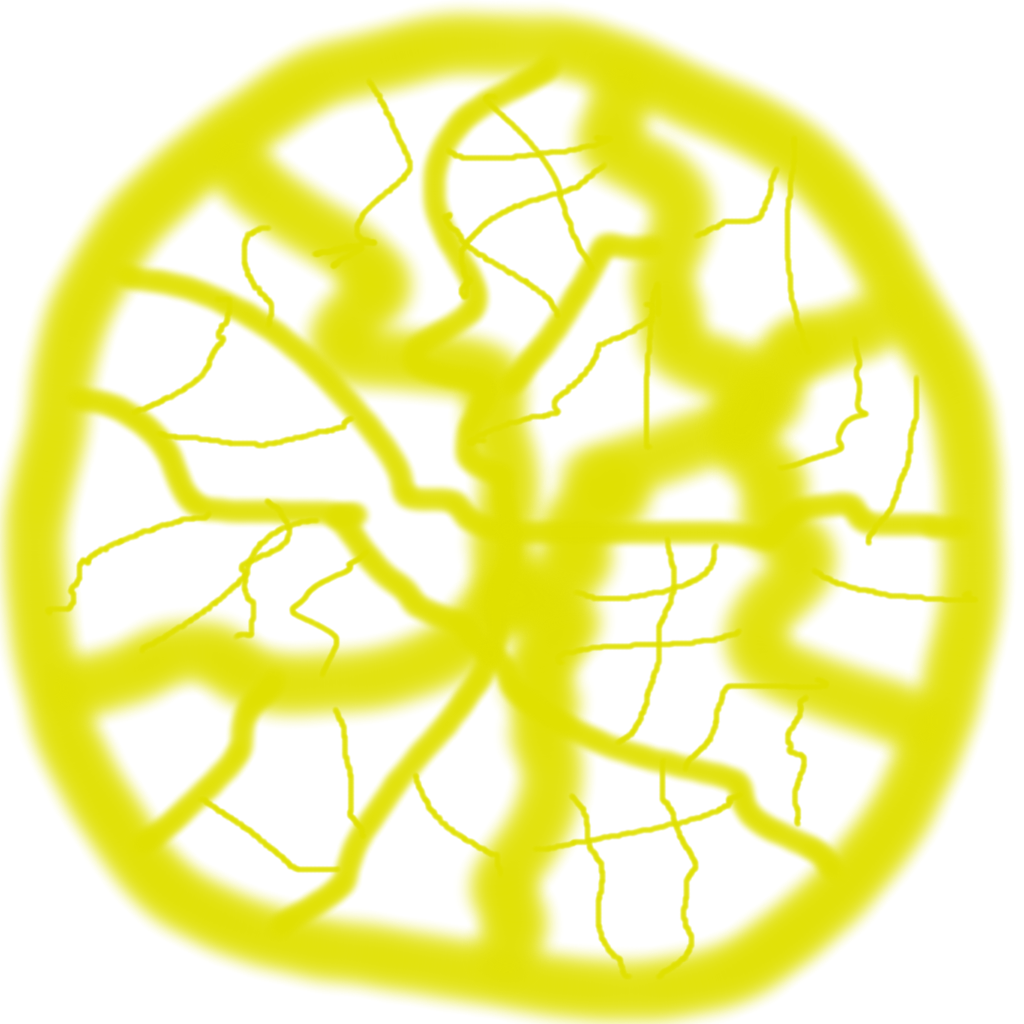
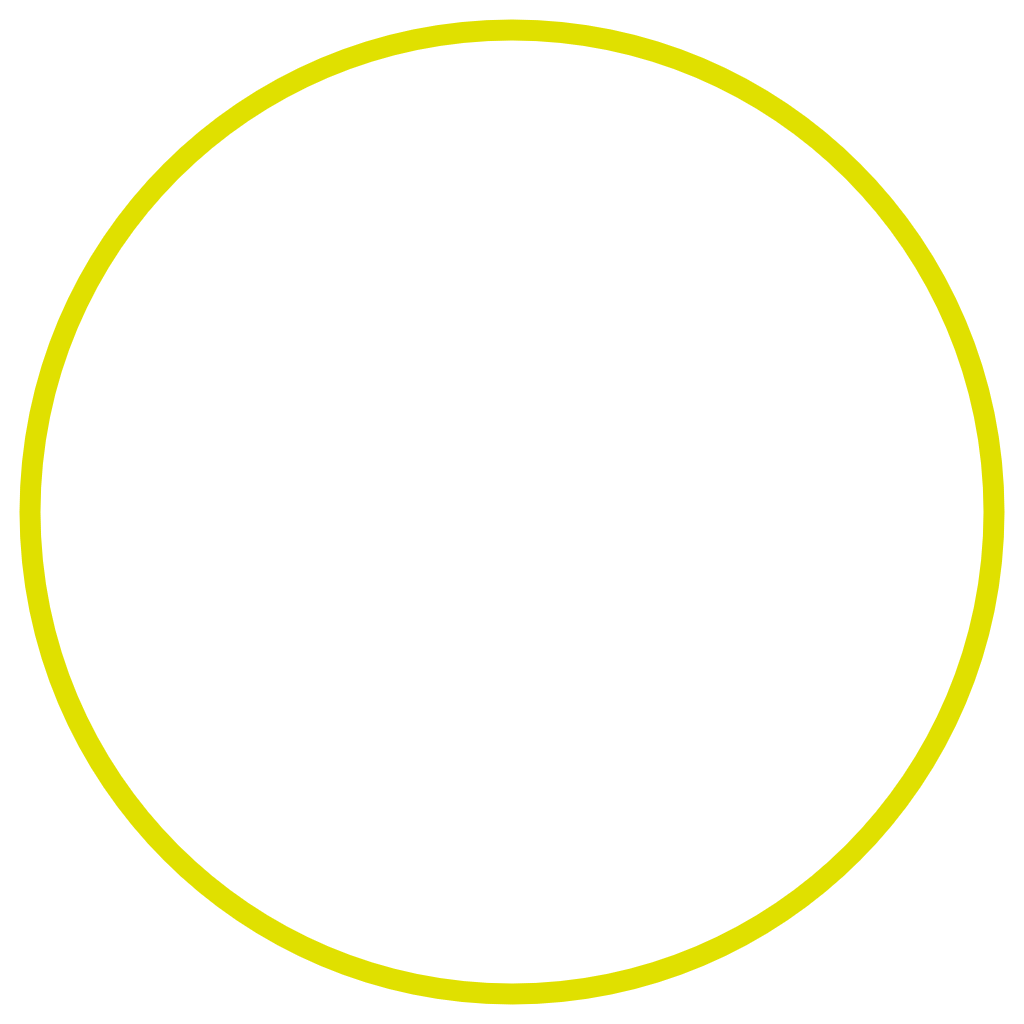
Layer changes from the first w=1024, h=1024 image to the second:
added layer "Calque de dessin 2" above "Calque de dessin 1" over box(0, 0, 1016, 1024)
hid "Calque de dessin 1", painted on it over box(0, 64, 1016, 1024)
hid "34", painted on it over box(0, 0, 1016, 960)
hid "90" (1st of 2), painted on it over box(0, 0, 1016, 1024)
hid "90" (2nd of 2), painted on it over box(0, 0, 1016, 1024)
